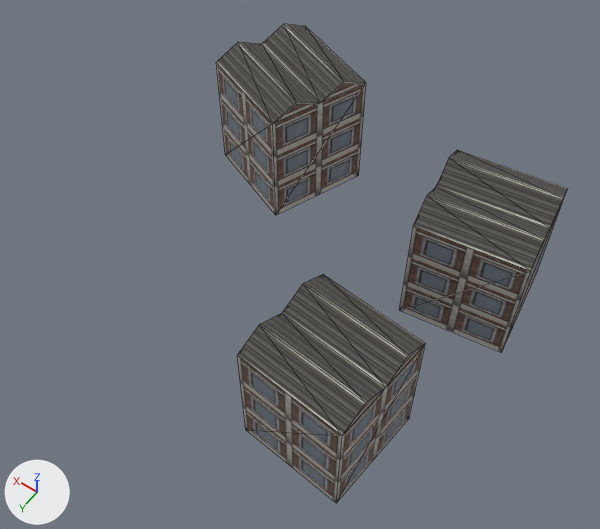
One commit to the OBJ model examples/vehicle-playground/res/models/urban/procgen-procpain-district-loft-xm2z0.obj: the scene before it, then after it.
Before and after are seen from a camera (50 mm lens) standing at (-7.1, 30.0, 51.0) and looking at (13.6, 1.0, 5.3). The lights are fixed; the arrows at lower left show +X, +Y and +Z. The picture after the commit comes second. Mesh edges are drawn as thin lines. Where no turn or scale is listed for an object, it has been applied to the vertices. Vertices at exactly the same position are counted once.

Script lines for the objects in view, before the commit:
```python
me_procgen_procpain_district_loft_xm2z0 = bpy.data.meshes.new('procgen-procpain-district-loft-xm2z0')
me_procgen_procpain_district_loft_xm2z0.from_pydata(...)  # 42 vertices, 66 faces; spans x -0.4..28.4, y -16.2..11.9, z 0.0..11.0
me_procgen_procpain_district_loft_xm2z0.materials.append(mat_district_facade)  # picture img_district_facades_png
ob_procgen_procpain_district_loft_xm2z0 = bpy.data.objects.new('procgen-procpain-district-loft-xm2z0', me_procgen_procpain_district_loft_xm2z0)
ob_procgen_procpain_district_loft_xm2z0.location = (0.0, 0.0, 0.0)
```
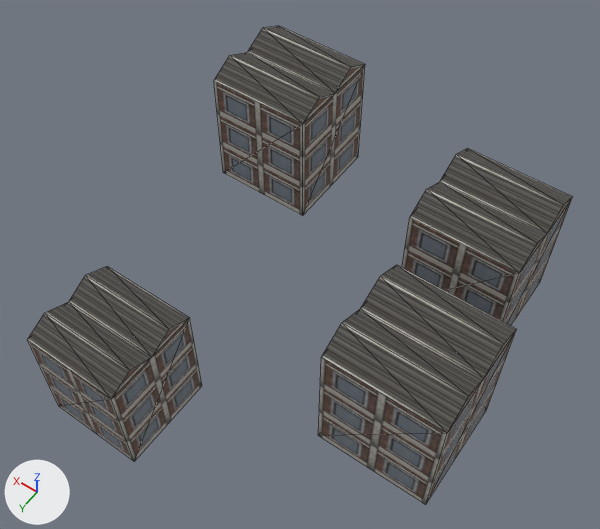
Edits to the bpy script that builds the scene:
```text
Change me_procgen_procpain_district_loft_xm2z0:
    used by ob_procgen_procpain_district_loft_xm2z0; location = (0.0, 0.0, 0.0)
    remove me_procgen_procpain_district_loft_xm2z0.from_pydata(...)  # 42 vertices, 66 faces; spans x -0.4..28.4, y -16.2..11.9, z 0.0..11.0
    add me_procgen_procpain_district_loft_xm2z0.from_pydata(...)  # 56 vertices, 88 faces; spans x -1.7..27.1, y -15.0..17.2, z 0.0..11.0
    me_procgen_procpain_district_loft_xm2z0 part 1: the loose piece of 14 vertices spanning x -0.4..8.6, y -12.3..-3.2, z 0.0..10.6 is turned 172.2 degrees about the z axis through its middle
    me_procgen_procpain_district_loft_xm2z0 part 2: the loose piece of 14 vertices spanning x 17.6..28.4, y -16.2..-5.4, z 0.0..11.0 is turned 21.5 degrees about the z axis through its middle, then moved by (-20.5, 15.4, 0.0)
    me_procgen_procpain_district_loft_xm2z0 part 3: the loose piece of 14 vertices spanning x 2.3..10.9, y 3.3..11.9, z 0.0..10.4 is turned -174.9 degrees about the z axis through its middle and scaled by 0.886, then moved by (12.3, 6.1, -0.6)
    me_procgen_procpain_district_loft_xm2z0 part 4: the loose piece of 14 vertices spanning x 17.6..28.4, y -16.2..-5.4, z 0.0..11.0 is copied, and the copy is turned 21.5 degrees about the z axis through its middle; it spans x 18.8..27.1, y -15.0..-6.7, z 0.0..11.0
```

Where the change shows, as pixel boxes [x1, y1, x2, y2] in the pictures (600 x 529 px; the box of a moved part takes in the faces that stretch with it):
'procgen-procpain-district-loft-xm2z0', reshaped (55% wider): before [216, 24, 568, 503]; after [27, 26, 572, 505]
part 1 of me_procgen_procpain_district_loft_xm2z0, moved or reshaped: before [400, 150, 568, 352]; after [402, 148, 572, 326]
part 2 of me_procgen_procpain_district_loft_xm2z0, moved or reshaped: before [216, 24, 366, 215]; after [318, 265, 516, 505]
part 3 of me_procgen_procpain_district_loft_xm2z0, moved or reshaped: before [237, 274, 426, 503]; after [27, 266, 202, 461]
part 4 of me_procgen_procpain_district_loft_xm2z0, added: after [214, 26, 365, 216]
